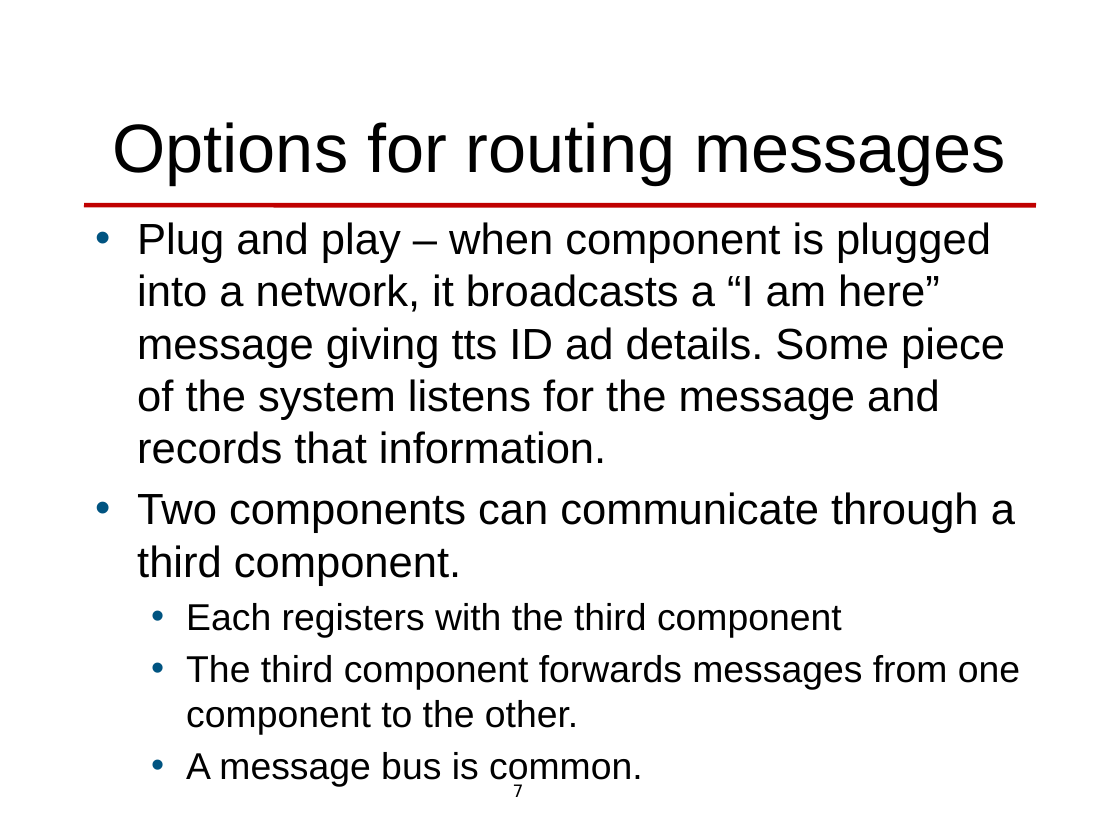
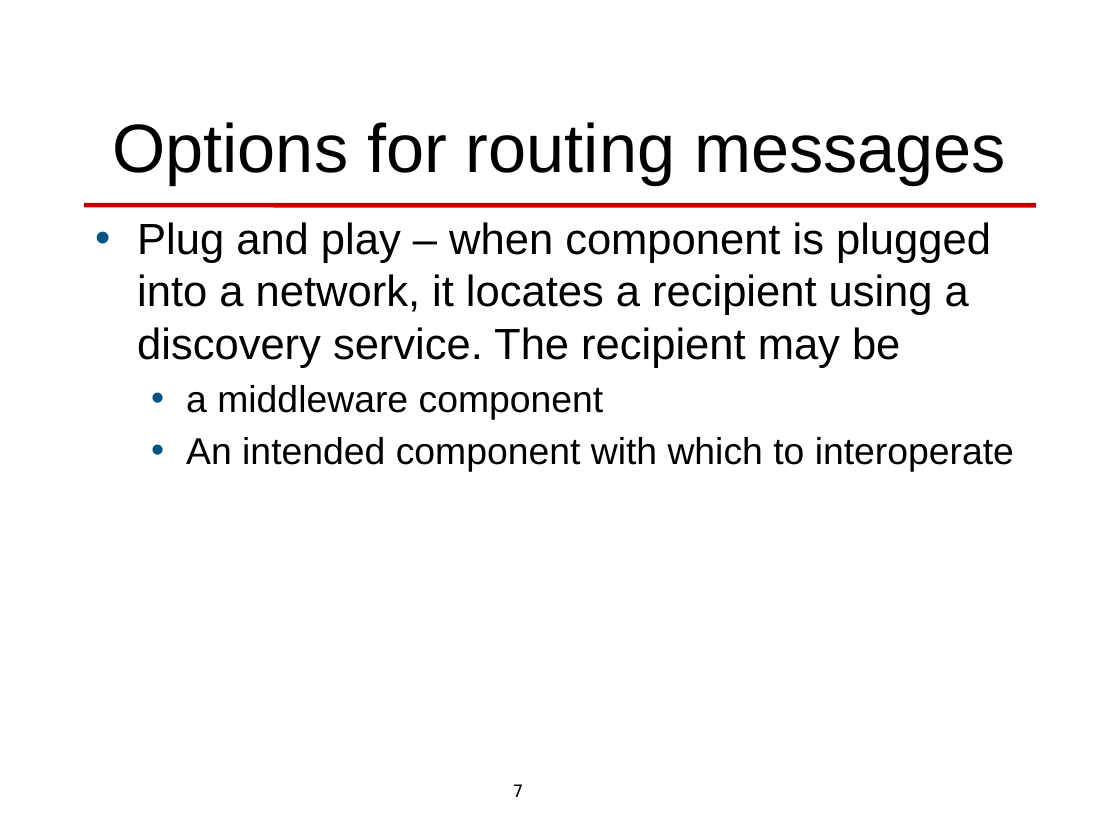
Before and after one commit to len-bass/architecture-design, a slide deck: slide 7 of integrability.pptx. Drawn at 1120x840 pixels with LibreOffice and Linux fonts; fonts in the diff are those of the drawing; background and template pictures are left out. Boxes give left, top, right and bottom in pixels: in the first picture for what was removed or moved away, otherwise in the second. Text is boxed around its words. In the diff, an @@ line names an element or a change of style, - is before the commit and + after.

```diff
--- a/integrability.pptx
+++ b/integrability.pptx
@@ text at bbox=[137, 222, 1014, 472]: text changed @@
-• Plug and play – when component is plugged into a network, it broadcasts a “I am here” message giving tts ID ad details. Some piece of the system listens for the message and records that information.
-• Two components can communicate through a third component.
-  • Each registers with the third component
-  • The third component forwards messages from one component to the other.
-  • A message bus is common.
+• Plug and play – when component is plugged into a network, it locates a recipient using a discovery service. The recipient may be
+  • a middleware component
+  • An intended component with which to interoperate
```
Also in this commit, not shown: 1 slide added.
